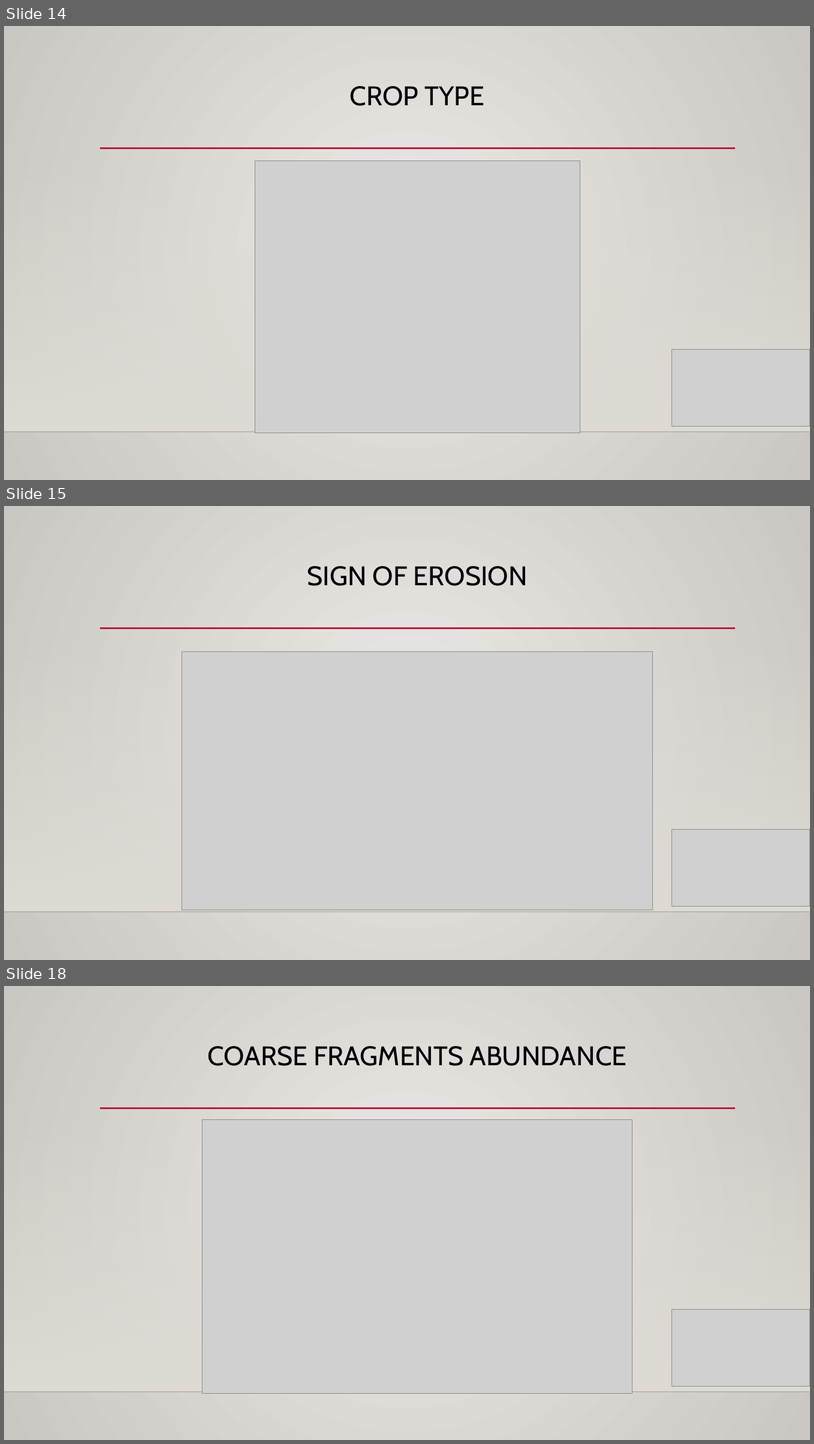
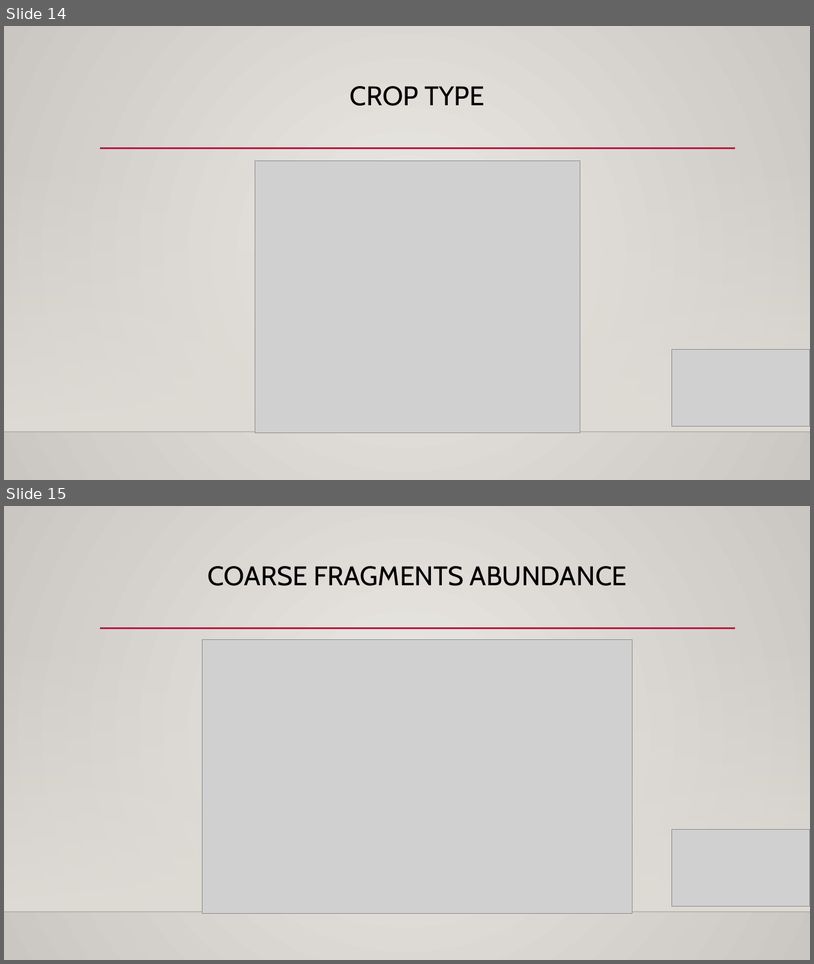
Before and after one commit to thomasamuti-cpu/GrowRight_Afrique, a slide deck: GrowRight Afrique.pptx. Shown one above the other, each under a label of ours: slides 14, 15 and 18 before the commit, slides 14 and 15 after it; the slides between them are not shown. The pictures are 814x1444 and 814x964 pixels, drawn with LibreOffice and Linux fonts; fonts in the diff are those of the drawing; grey boxes stand for pictures; background and template pictures are left out. Boxes give left, top, right and bottom in pixels: in the first picture for what was removed or moved away, otherwise in the second. Text is boxed around its words. In the diff, an @@ line names an element or a change of style, - is before the commit and + after.

```diff
--- a/GrowRight Afrique.pptx
+++ b/GrowRight Afrique.pptx
@@ slide 15 removed at [4,506,810,960], background gradient #ECEAE7 to #CAC7C1; not listed: 3 template elements that a slide beside it also shows @@
@@ title removed at [308,566,528,586] @@
-SIGN OF EROSION
@@ picture removed at [182,652,654,910] @@
@@ picture removed at [672,829,810,906] @@
@@ what was slide 18 is now slide 15 @@
```
Also in this commit, not shown: 1 slide changed, 1 slide added, 4 other slides removed, 4 other files.
